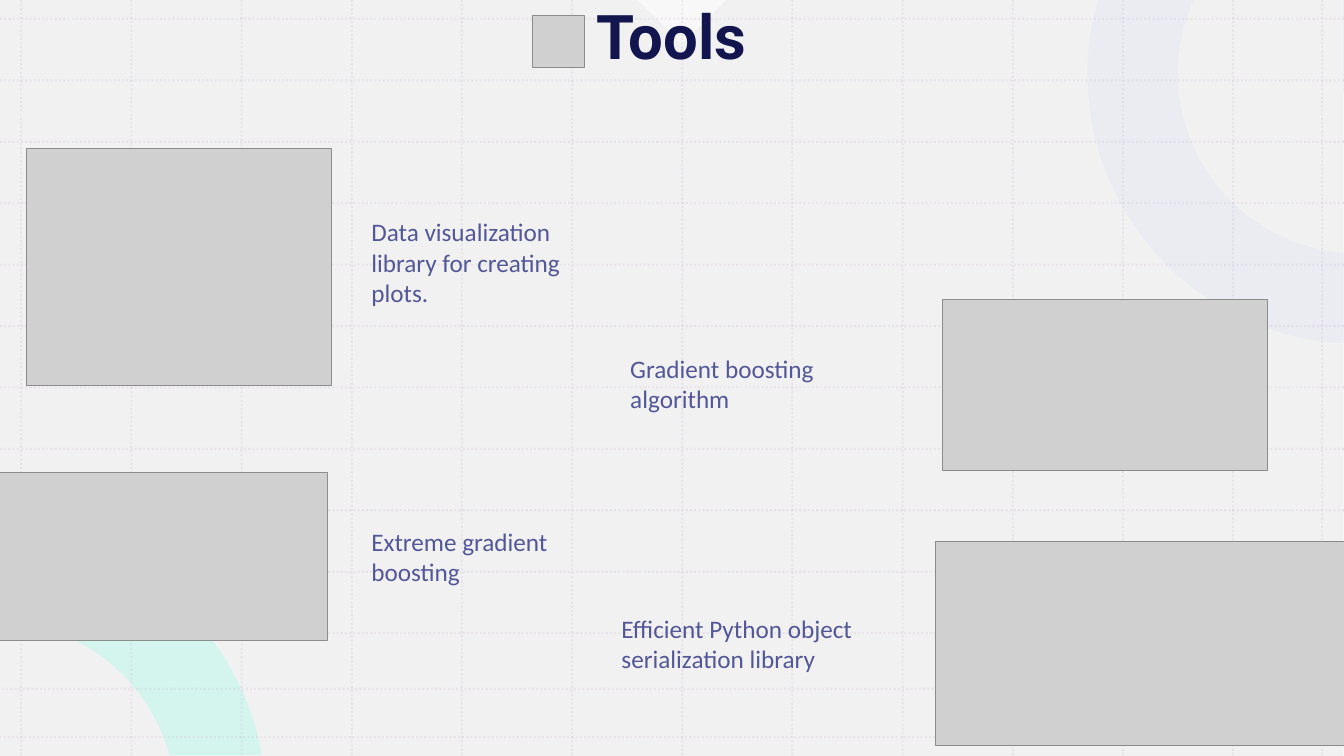
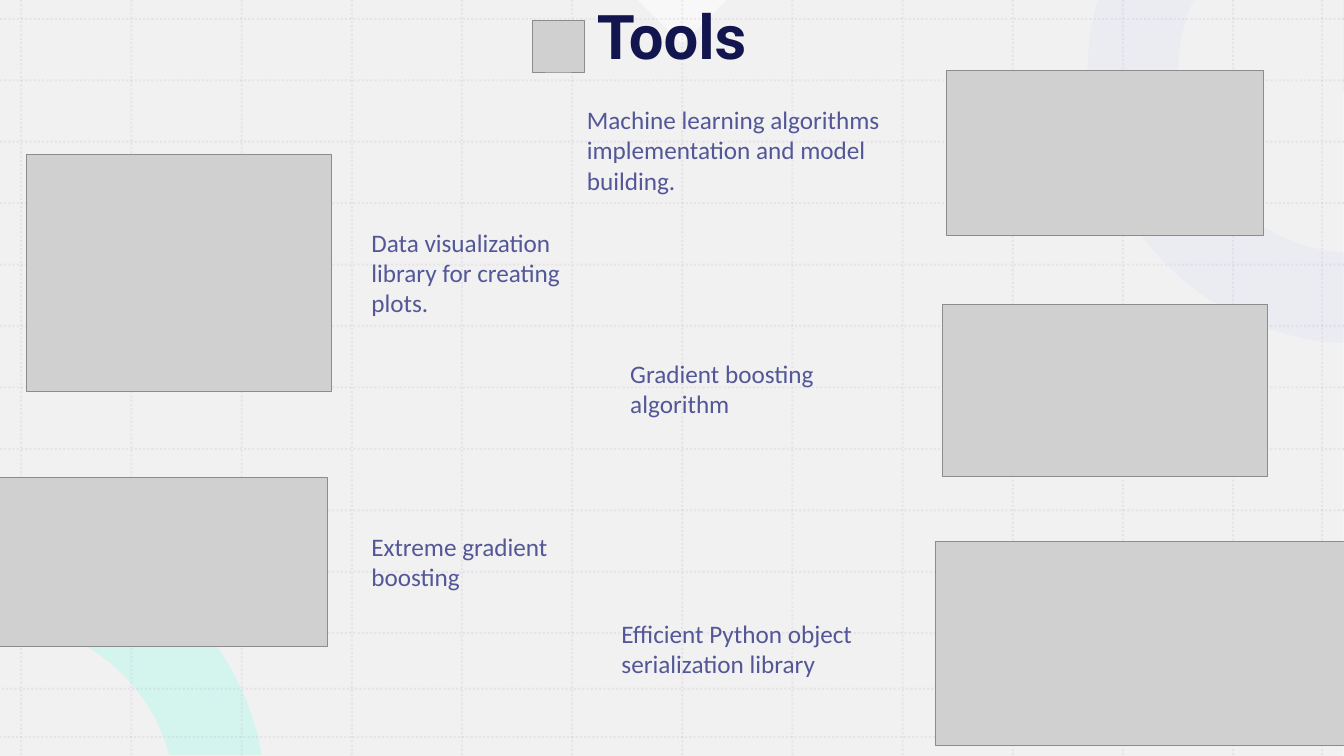
Before and after one commit to Lor3nz0-3099/Progetto_FIA_Spaceship_Project, a slide deck: slide 4 of docs/Spaceship Titanic Presentation.pptx. Drawn at 1344x756 pixels with LibreOffice and Linux fonts; fonts in the diff are those of the drawing; grey boxes stand for pictures. Boxes give left, top, right and bottom in pixels: in the first picture for what was removed or moved away, otherwise in the second. Text is boxed around its words. In the diff, an @@ line names an element or a change of style, - is before the commit and + after.

Commit message:
minor update to PPT

```diff
--- a/docs/Spaceship Titanic Presentation.pptx
+++ b/docs/Spaceship Titanic Presentation.pptx
@@ picture added at box(947, 71, 1264, 236) @@
@@ text added at box(587, 111, 879, 195), 18 pt, text #535797 @@
+Machine learning algorithms implementation and model
+building.
@@ text "Data visualization library for creating ...": place and size @@
-text "Data visualization library for creating ..." at box(371, 223, 560, 306)
+text "Data visualization library for creating ..." at box(371, 234, 560, 316)
@@ 4 pictures, 3 texts: place and size @@
-4 pictures, 3 texts at box(0, 15, 1267, 672)
+4 pictures, 3 texts at box(0, 21, 1267, 677)
```
Also in this commit, not shown: 1 other slide changed.
